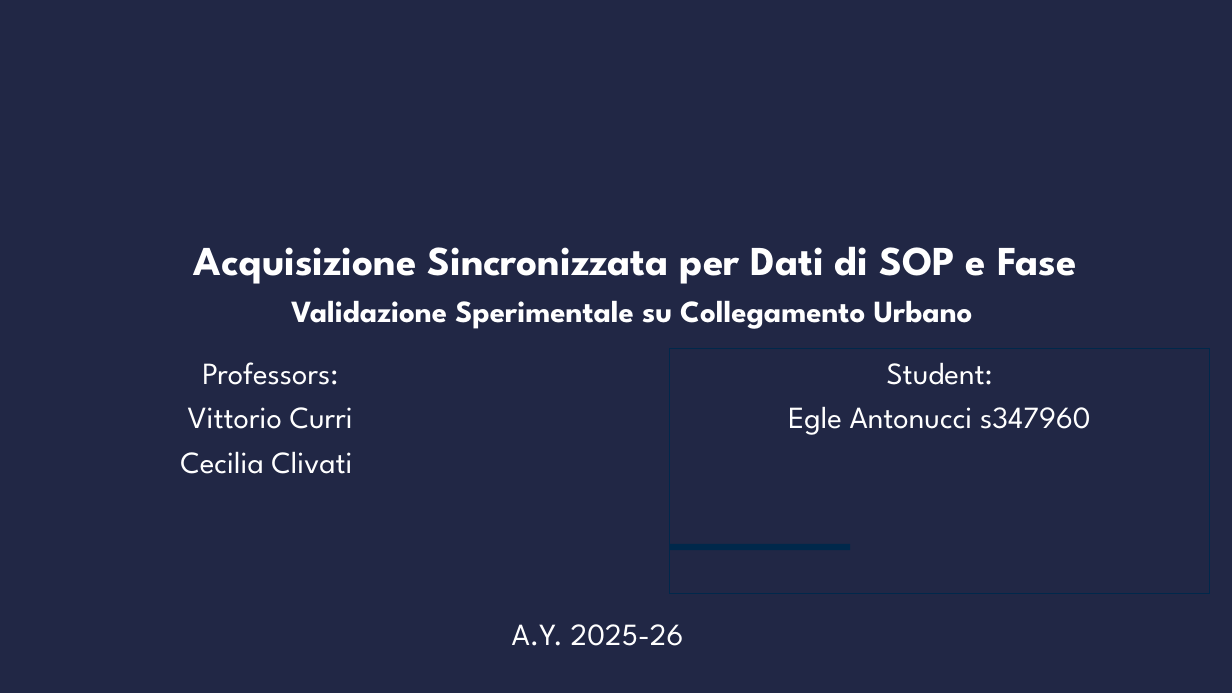
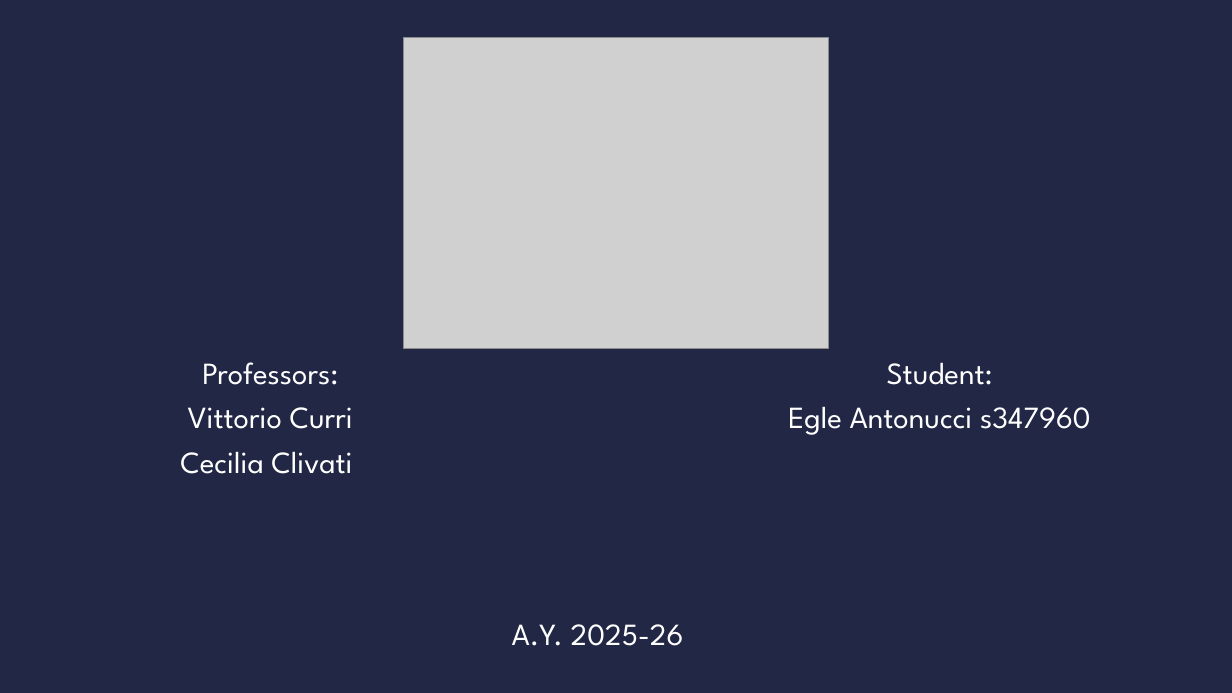
Before and after one commit to s347960/Presentazione, a slide deck: slide 1 of Presentazione_07_09 (1).pptx. Drawn at 1232x693 pixels with LibreOffice and Linux fonts; fonts in the diff are those of the drawing; grey boxes stand for pictures; background and template pictures are left out. Boxes give left, top, right and bottom in pixels: in the first picture for what was removed or moved away, otherwise in the second. Text is boxed around its words. In the diff, an @@ line names an element or a change of style, - is before the commit and + after.

```diff
--- a/Presentazione_07_09 (1).pptx
+++ b/Presentazione_07_09 (1).pptx
@@ picture added at <box>404,37,829,348</box> @@
@@ text removed at <box>194,246,1077,329</box> @@
-Acquisizione Sincronizzata per Dati di SOP e Fase
-Validazione Sperimentale su Collegamento Urbano
@@ text "Student:": place and size @@
-text "Student:" at <box>669,349,1210,594</box>
+text "Student:" at <box>788,362,1091,435</box>
@@ text "Student:" at <box>788,362,1091,435</box>: outline #00284B 0.75 pt to none @@
@@ rectangle removed at <box>669,544,850,551</box> @@
```
Also in this commit, not shown: 16 other slides changed, 4 slides added, 2 slides removed.
